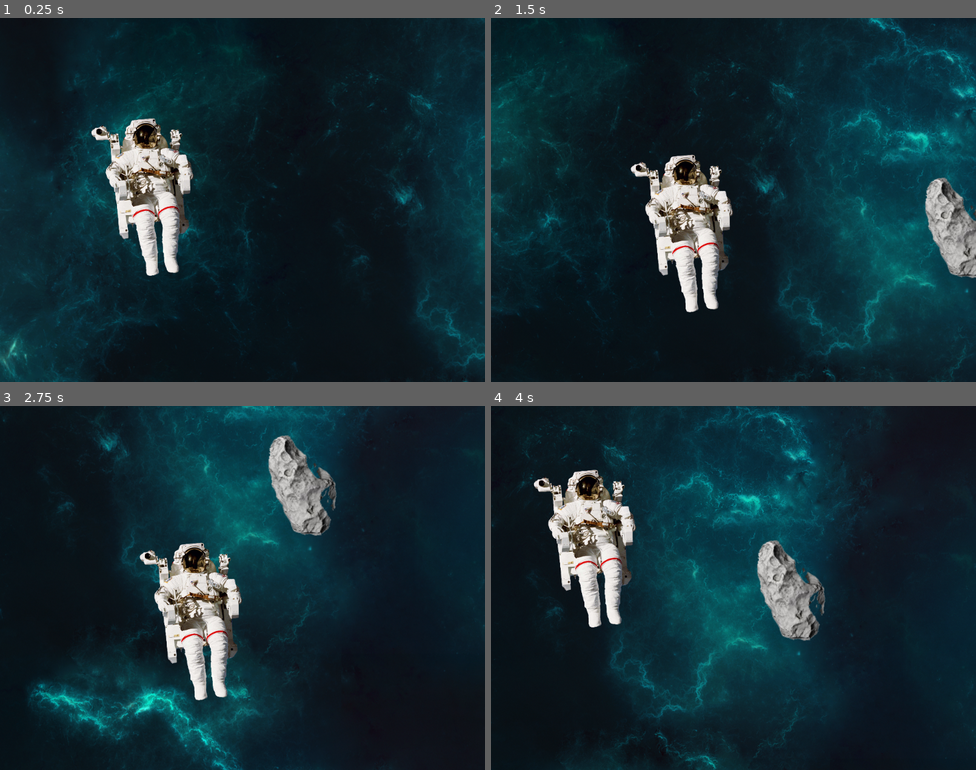
Above: before the commit, frames 1-4 (two rows, left to right).
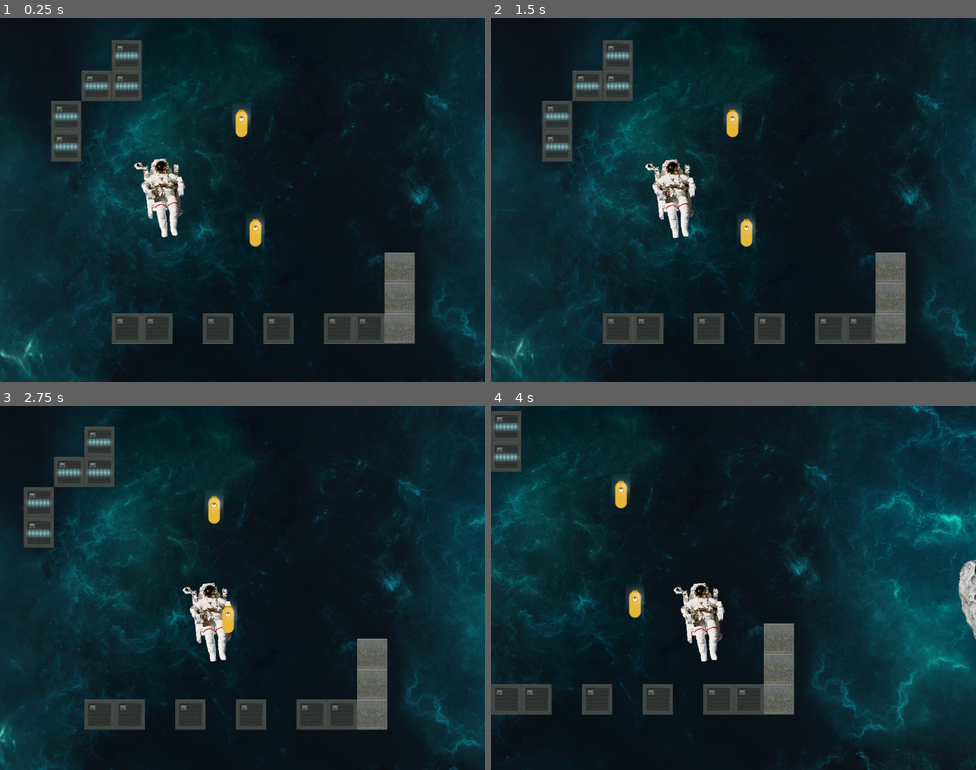
Above: after the commit, the same moments.

Repository: irenicus30/SpaceEscape
Game: Godot game, scene res://scenes/space_bg.tscn
Same seed, same stepped clock (60 frames per second), same inputs: the game is played once before the commit and once after it.
Inputs:
- Up to frame 1 (0.25 s): no input
- Up to frame 2 (1.5 s): tap Enter at 0.5 s; hold Right (ui_right) 0.53-1.28 s; hold Down (ui_down) from 1.28 s (still down)
- Up to frame 3 (2.75 s): release Down (ui_down) at 2.03 s; hold Right (ui_right) from 2.03 s (still down)
- Up to frame 4 (4 s): release Right (ui_right) at 2.78 s; hold Up (ui_up) 2.78-3.53 s; hold Left (ui_left) from 3.53 s (still down)

The runs differ from the first frame. In frame 1, 16% of the frame differs, in the area x 0-100%, y 0-100%; in frame 2, 50%; in frame 3, 50%; in frame 4, 62%.

Commit message:
revise player control

Diff:
--- /dev/null
+++ b/scenes/Tiles.tscn
@@ -0,0 +1,86 @@
+[gd_scene load_steps=3 format=2]
+
+[ext_resource path="res://images/scifi_platformTiles_32x32.png" type="Texture" id=1]
+
+[sub_resource type="SegmentShape2D" id=1]
+
+custom_solver_bias = 0.0
+a = Vector2( 0, 0 )
+b = Vector2( 0, 10 )
+
+[node name="Node2D" type="Node2D"]
+
+[node name="Wall1" type="Sprite" parent="." index="0"]
+
+position = Vector2( 0.237823, -0.475647 )
+texture = ExtResource( 1 )
+region_enabled = true
+region_rect = Rect2( 0, 64, 64, 64 )
+_sections_unfolded = [ "Material", "Pause", "Region", "Transform", "Visibility", "Z Index" ]
+
+[node name="StaticBody2D" type="StaticBody2D" parent="Wall1" index="0"]
+
+position = Vector2( -14.2695, -13.3183 )
+input_pickable = false
+collision_layer = 1
+collision_mask = 1
+constant_linear_velocity = Vector2( 0, 0 )
+constant_angular_velocity = 0.0
+friction = 1.0
+bounce = 0.0
+
+[node name="CollisionShape2D" type="CollisionShape2D" parent="Wall1/StaticBody2D" index="0"]
+
+position = Vector2( 13.8947, -21.3042 )
+scale = Vector2( 21.2051, 6.7963 )
+shape = SubResource( 1 )
+
+[node name="Wall2" type="Sprite" parent="." index="1"]
+
+position = Vector2( 87.0443, -0.951309 )
+texture = ExtResource( 1 )
+region_enabled = true
+region_rect = Rect2( 0, 128, 64, 64 )
+_sections_unfolded = [ "Region" ]
+
+[node name="StaticBody2D2" type="StaticBody2D" parent="Wall2" index="0"]
+
+position = Vector2( -13.5561, -12.1291 )
+input_pickable = false
+collision_layer = 1
+collision_mask = 1
+constant_linear_velocity = Vector2( 0, 0 )
+constant_angular_velocity = 0.0
+friction = 1.0
+bounce = 0.0
+
+[node name="CollisionShape2D" type="CollisionShape2D" parent="Wall2/StaticBody2D2" index="0"]
+
+position = Vector2( 13.8947, -21.3042 )
+scale = Vector2( 21.2051, 6.7963 )
+shape = SubResource( 1 )
+
+[node name="Wall3" type="Sprite" parent="." index="2"]
+
+position = Vector2( 0.475647, 77.0556 )
+texture = ExtResource( 1 )
+region_enabled = true
+region_rect = Rect2( 512, 0, 64, 64 )
+_sections_unfolded = [ "Region" ]
+
+[node name="StaticBody2D3" type="StaticBody2D" parent="Wall3" index="0"]
+
+position = Vector2( -14.0317, -10.94 )
+input_pickable = false
+collision_layer = 1
+collision_mask = 1
+constant_linear_velocity = Vector2( 0, 0 )
+constant_angular_velocity = 0.0
+friction = 1.0
+bounce = 0.0
+
+[node name="CollisionShape2D" type="CollisionShape2D" parent="Wall3/StaticBody2D3" index="0"]
+
+position = Vector2( 13.8947, -21.3042 )
+scale = Vector2( 21.2051, 6.7963 )
+shape = SubResource( 1 )
--- a/scenes/asteroid1.tscn
+++ b/scenes/asteroid1.tscn
@@ -8,15 +8,15 @@
 radius = 7.53608
 height = 20.0
 
-[node name="asteroid1" type="Area2D"]
+[node name="asteroid1" type="StaticBody2D" index="0"]
 
 input_pickable = true
-gravity_vec = Vector2( 0, 1 )
-gravity = 98.0
-linear_damp = 0.1
-angular_damp = 1.0
-audio_bus_override = false
-audio_bus_name = "Master"
+collision_layer = 1
+collision_mask = 1
+constant_linear_velocity = Vector2( 0, 0 )
+constant_angular_velocity = 0.0
+friction = 1.0
+bounce = 0.0
 
 [node name="Sprite" type="Sprite" parent="." index="0"]
 
--- a/scenes/astronaut.gd
+++ b/scenes/astronaut.gd
@@ -1,6 +1,6 @@
-extends KinematicBody2D
+extends RigidBody2D
 
-export (int) var speed = 500
+export (int) var speed = 100
 
 var velocity = Vector2()
 
@@ -14,11 +14,12 @@
         velocity.y += 1
     if Input.is_action_pressed('ui_up'):
         velocity.y -= 1
-    velocity = velocity.normalized() * speed
+    if velocity.length()>0:
+        velocity = velocity.normalized() * speed
 
 func _physics_process(delta):
     get_input()
-    move_and_slide(velocity)
+    apply_impulse(Vector2(), velocity*delta)
     print(velocity)
 
 func _process(delta):
--- a/scenes/astronaut.tscn
+++ b/scenes/astronaut.tscn
@@ -9,25 +9,40 @@
 radius = 10.0
 height = 20.0
 
-[node name="astronaut" type="KinematicBody2D"]
+[node name="astronaut" type="RigidBody2D"]
 
 input_pickable = false
 collision_layer = 1
 collision_mask = 1
-collision/safe_margin = 0.08
+mode = 0
+mass = 1.0
+friction = 0.0
+bounce = 1.0
+gravity_scale = 0.0
+custom_integrator = false
+continuous_cd = 0
+contacts_reported = 0
+contact_monitor = false
+sleeping = false
+can_sleep = false
+linear_velocity = Vector2( 0, 0 )
+linear_damp = 0.0
+angular_velocity = 0.0
+angular_damp = -1.0
 script = ExtResource( 1 )
-_sections_unfolded = [ "Transform", "Z Index" ]
-speed = 500
+_sections_unfolded = [ "Applied Forces", "Linear", "Transform", "Z Index" ]
+speed = 100
 
 [node name="Sprite" type="Sprite" parent="." index="0"]
 
 show_behind_parent = true
-scale = Vector2( 0.3, 0.3 )
+scale = Vector2( 0.15, 0.15 )
 texture = ExtResource( 2 )
 _sections_unfolded = [ "Animation", "Material", "Offset", "Pause", "Region", "Transform", "Visibility" ]
 
 [node name="CollisionShape2D" type="CollisionShape2D" parent="." index="1"]
 
-position = Vector2( 3.58057, -15.9259 )
-scale = Vector2( 10.4938, 9.39452 )
+position = Vector2( 4.08058, -1.49993 )
+scale = Vector2( 4.76303, 4.02174 )
 shape = SubResource( 1 )
+_sections_unfolded = [ "Transform" ]
--- /dev/null
+++ b/scenes/bottle.tscn
@@ -0,0 +1,10 @@
+[gd_scene load_steps=2 format=2]
+
+[ext_resource path="res://images/bottle.png" type="Texture" id=1]
+
+[node name="Sprite" type="Sprite"]
+
+texture = ExtResource( 1 )
+region_enabled = true
+region_rect = Rect2( 170, 70, 40, 80 )
+_sections_unfolded = [ "Region" ]
--- /dev/null
+++ b/scenes/mytiles.tres
@@ -0,0 +1,54 @@
+[gd_resource type="TileSet" load_steps=3 format=2]
+
+[ext_resource path="res://images/scifi_platformTiles_32x32.png" type="Texture" id=1]
+
+[sub_resource type="SegmentShape2D" id=1]
+
+custom_solver_bias = 0.0
+a = Vector2( 0, 0 )
+b = Vector2( 0, 10 )
+
+[resource]
+
+0/name = "Wall1"
+0/texture = ExtResource( 1 )
+0/tex_offset = Vector2( 0, 0 )
+0/modulate = Color( 1, 1, 1, 1 )
+0/region = Rect2( 0, 64, 64, 64 )
+0/is_autotile = false
+0/occluder_offset = Vector2( 32, 32 )
+0/navigation_offset = Vector2( 32, 32 )
+0/shapes = [ {
+"autotile_coord": Vector2( 0, 0 ),
+"one_way": false,
+"shape": SubResource( 1 ),
+"shape_transform": Transform2D( 21.2051, 0, 0, 6.7963, 45.8947, 10.6958 )
+} ]
+1/name = "Wall2"
+1/texture = ExtResource( 1 )
+1/tex_offset = Vector2( 0, 0 )
+1/modulate = Color( 1, 1, 1, 1 )
+1/region = Rect2( 0, 128, 64, 64 )
+1/is_autotile = false
+1/occluder_offset = Vector2( 32, 32 )
+1/navigation_offset = Vector2( 32, 32 )
+1/shapes = [ {
+"autotile_coord": Vector2( 0, 0 ),
+"one_way": false,
+"shape": SubResource( 1 ),
+"shape_transform": Transform2D( 21.2051, 0, 0, 6.7963, 45.8947, 10.6958 )
+} ]
+2/name = "Wall3"
+2/texture = ExtResource( 1 )
+2/tex_offset = Vector2( 0, 0 )
+2/modulate = Color( 1, 1, 1, 1 )
+2/region = Rect2( 512, 0, 64, 64 )
+2/is_autotile = false
+2/occluder_offset = Vector2( 32, 32 )
+2/navigation_offset = Vector2( 32, 32 )
+2/shapes = [ {
+"autotile_coord": Vector2( 0, 0 ),
+"one_way": false,
+"shape": SubResource( 1 ),
+"shape_transform": Transform2D( 21.2051, 0, 0, 6.7963, 45.8947, 10.6958 )
+} ]
--- a/scenes/space_bg.tscn
+++ b/scenes/space_bg.tscn
@@ -1,12 +1,14 @@
-[gd_scene load_steps=4 format=2]
+[gd_scene load_steps=6 format=2]
 
 [ext_resource path="res://images/space_bg2.png" type="Texture" id=1]
 [ext_resource path="res://scenes/astronaut.tscn" type="PackedScene" id=2]
 [ext_resource path="res://scenes/asteroid1.tscn" type="PackedScene" id=3]
+[ext_resource path="res://scenes/mytiles.tres" type="TileSet" id=4]
+[ext_resource path="res://scenes/bottle.tscn" type="PackedScene" id=5]
 
 [node name="space_bg" type="Sprite" index="0"]
 
-position = Vector2( 0, -1 )
+position = Vector2( 1, -1 )
 texture = ExtResource( 1 )
 region_enabled = true
 region_rect = Rect2( 0, 0, 4096, 2048 )
@@ -19,8 +21,8 @@
 
 [node name="Camera2D" type="Camera2D" parent="astronaut" index="2"]
 
-position = Vector2( 204.779, 2.46507 )
-scale = Vector2( 16.3365, 12.803 )
+position = Vector2( 171.597, 2.53989 )
+scale = Vector2( 23.8424, 19.7791 )
 anchor_mode = 1
 rotating = false
 current = true
@@ -43,8 +45,36 @@
 editor_draw_screen = true
 editor_draw_limits = false
 editor_draw_drag_margin = false
-_sections_unfolded = [ "Offset", "Pause" ]
+_sections_unfolded = [ "Drag Margin", "Offset", "Pause" ]
 
 [node name="asteroid1" parent="." index="1" instance=ExtResource( 3 )]
 
 position = Vector2( 174.212, 35.9998 )
+
+[node name="TileMap" type="TileMap" parent="." index="2"]
+
+mode = 0
+tile_set = ExtResource( 4 )
+cell_size = Vector2( 64, 64 )
+cell_quadrant_size = 16
+cell_custom_transform = Transform2D( 1, 0, 0, 1, 0, 0 )
+cell_half_offset = 2
+cell_tile_origin = 0
+cell_y_sort = false
+cell_clip_uv = false
+collision_use_kinematic = false
+collision_friction = 1.0
+collision_bounce = 0.0
+collision_layer = 1
+collision_mask = 1
+occluder_light_mask = 1
+format = 1
+tile_data = PoolIntArray( -327694, 0, 0, -262159, 0, 0, -262158, 0, 0, -196624, 0, 0, -131088, 0, 0, 131067, 2, 0, 196603, 2, 0, 262130, 1, 0, 262131, 1, 0, 262133, 1, 0, 262135, 1, 0, 262137, 1, 0, 262138, 1, 0, 262139, 2, 0 )
+
+[node name="Sprite" parent="TileMap" index="0" instance=ExtResource( 5 )]
+
+position = Vector2( -621.925, -210.89 )
+
+[node name="Sprite2" parent="TileMap" index="1" instance=ExtResource( 5 )]
+
+position = Vector2( -592.46, 19.924 )
Binary file added: images/bottle.png
Not shown, added: images/bottle.png.import
Binary file added: images/scifi_platformTiles_32x32.png
Not shown, added: images/scifi_platformTiles_32x32.png.import
